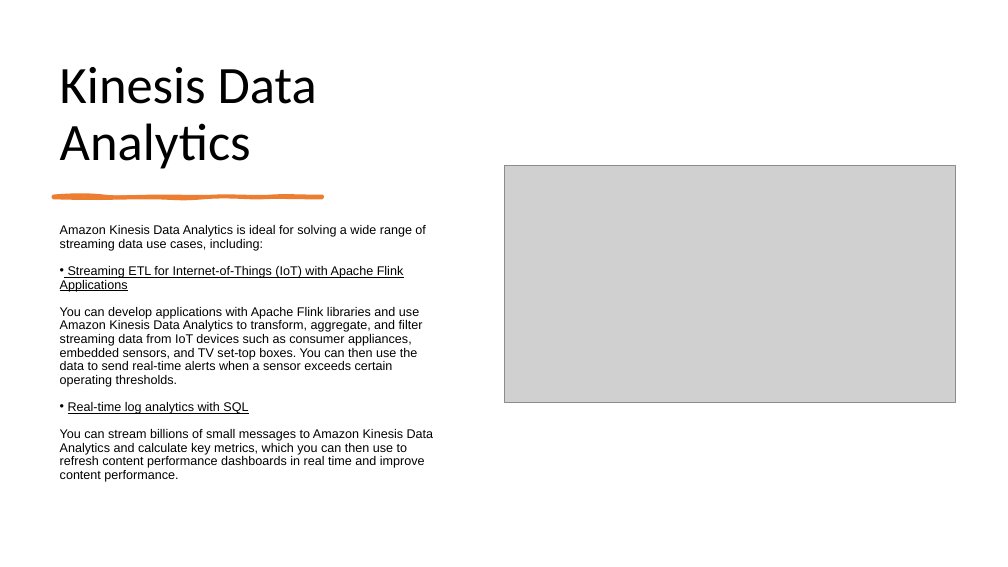
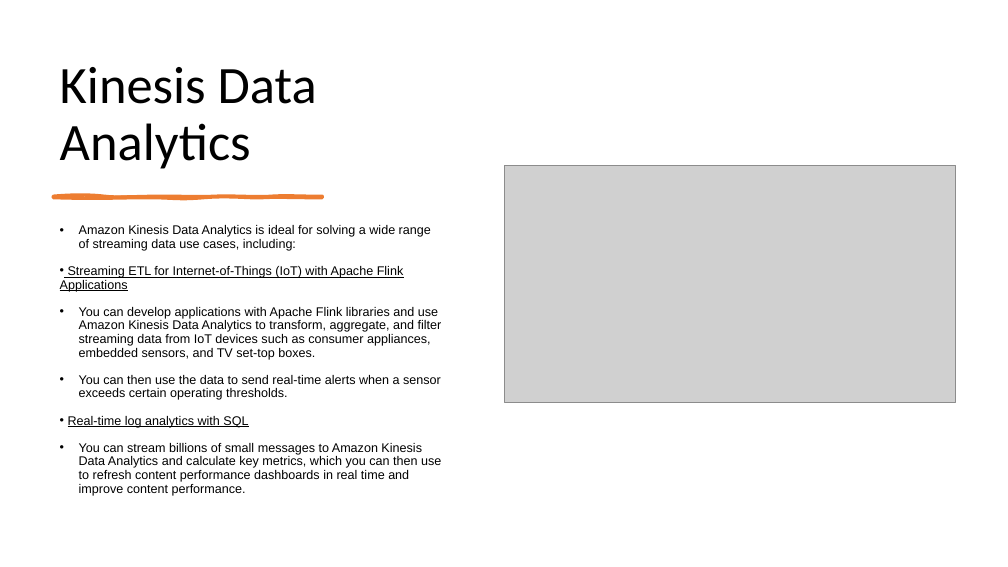
Before and after one commit to IlyaChakun/aws-iba-courses, a slide deck: slide 28 of lecture-materials/Analytics/Kinesis/Kinesis.pptx (slide 14 before the commit). Drawn at 1008x567 pixels with LibreOffice and Linux fonts; fonts in the diff are those of the drawing; grey boxes stand for pictures. Boxes give left, top, right and bottom in pixels: in the first picture for what was removed or moved away, otherwise in the second. Text is boxed around its words. In the diff, an @@ line names an element or a change of style, - is before the commit and + after.

```diff
--- a/lecture-materials/Analytics/Kinesis/Kinesis.pptx
+++ b/lecture-materials/Analytics/Kinesis/Kinesis.pptx
@@ text at (79, 225, 441, 496): bullet none to • @@
@@ text at (79, 307, 442, 400): text changed @@
-You can develop applications with Apache Flink libraries and use Amazon Kinesis Data Analytics to transform, aggregate, and filter streaming data from IoT devices such as consumer appliances, embedded sensors, and TV set-top boxes. You can then use the data to send real-time alerts when a sensor exceeds certain operating thresholds.
+• You can develop applications with Apache Flink libraries and use Amazon Kinesis Data Analytics to transform, aggregate, and filter streaming data from IoT devices such as consumer appliances, embedded sensors, and TV set-top boxes.
+• You can then use the data to send real-time alerts when a sensor exceeds certain operating thresholds.
```
Also in this commit, not shown: 7 other slides changed, 14 slides added, 24 other files.
